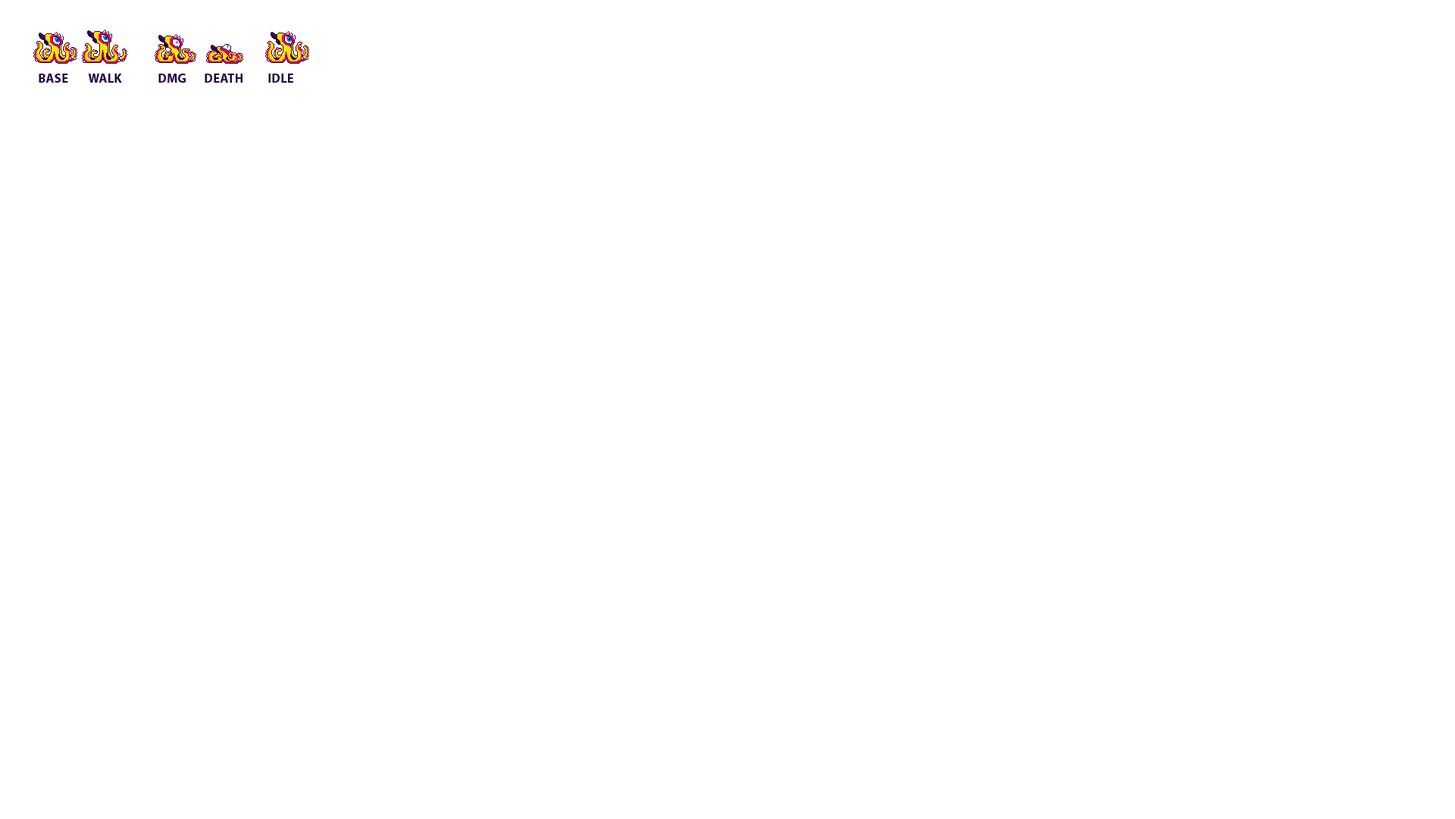
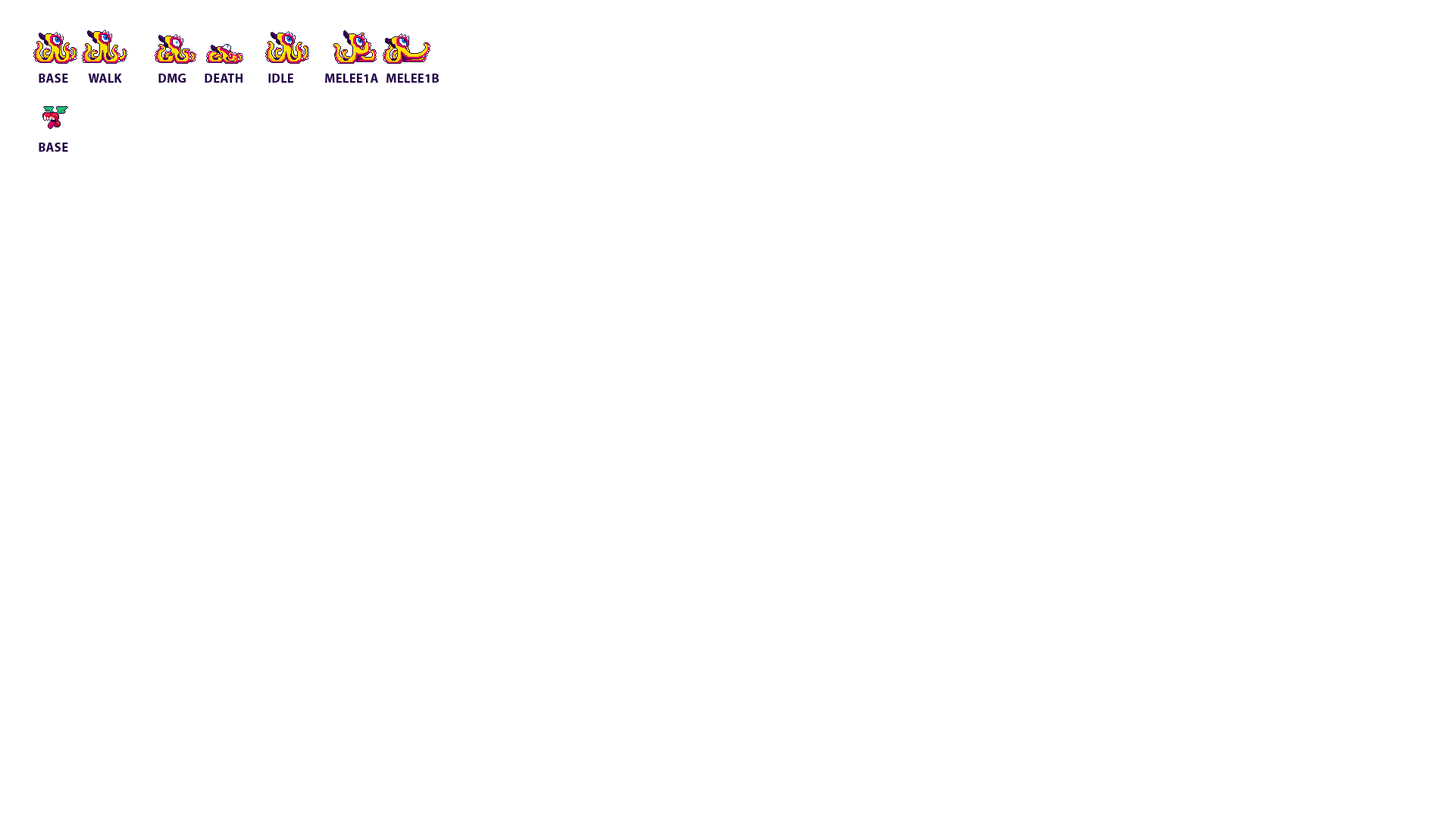
Layered file, before and after one edit (1455×819). Changes by layer:
added layer "Layer 10" in group "Artboard 1" over [42, 106, 69, 129]
added layer "base" in group "Artboard 1" over [38, 142, 69, 152]
added layer "Layer 8" in group "Artboard 1" over [333, 30, 431, 64]
added layer "melee1B" in group "Artboard 1" over [386, 73, 439, 83]
added layer "melee1a" in group "Artboard 1" over [325, 73, 379, 83]
